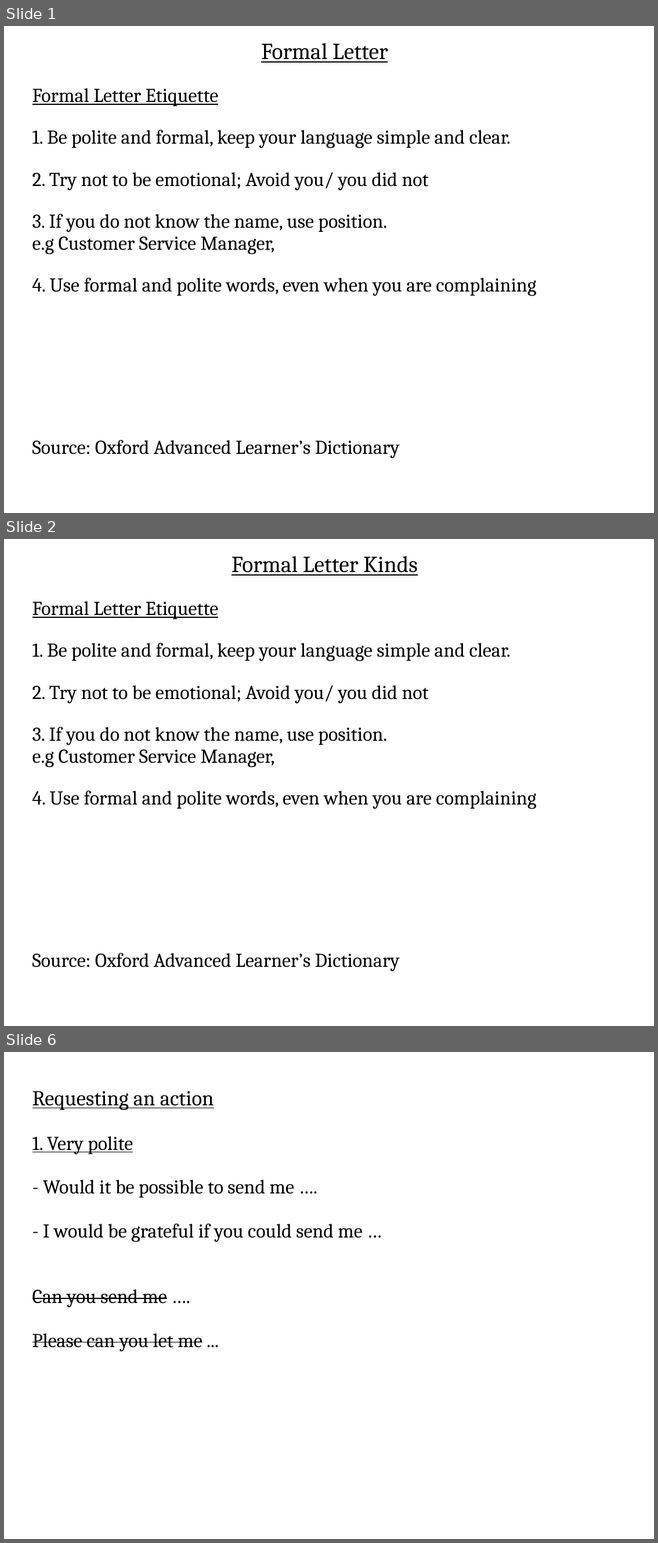
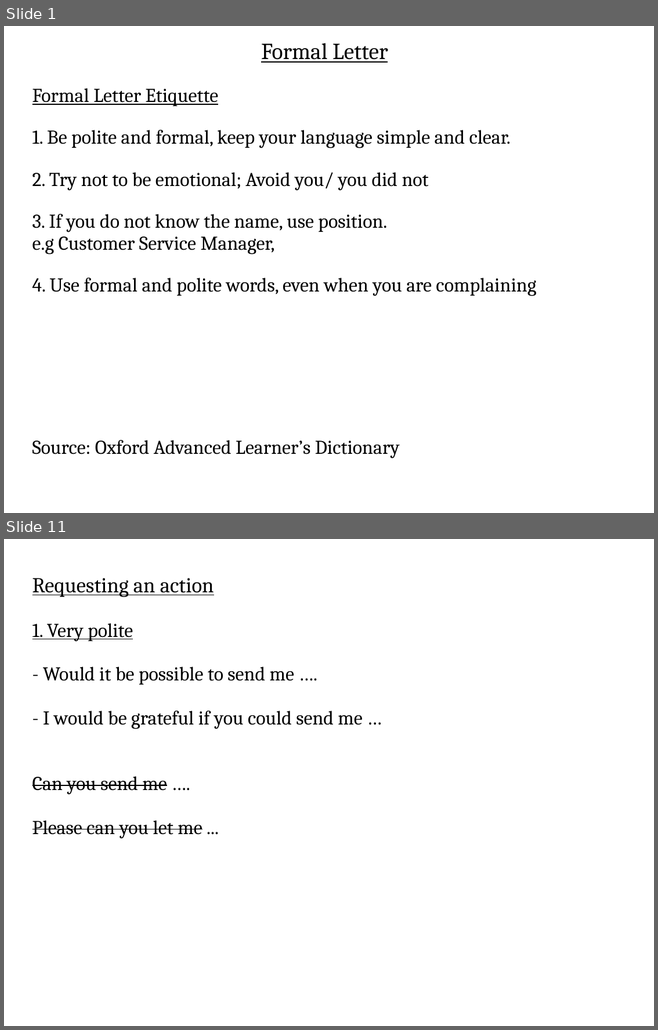
Before and after one commit to ADILp6/IBIT, a slide deck: Sunday_Tuesday_Thursday/Class_9_28_February_2019/FormalInformalLetter.odp. Shown one above the other, each under a label of ours: slides 1, 2 and 6 before the commit, slides 1 and 11 after it; the slides between them are not shown. The pictures are 658x1543 and 658x1030 pixels, drawn with LibreOffice and Linux fonts; fonts in the diff are those of the drawing. Boxes give left, top, right and bottom in pixels: in the first picture for what was removed or moved away, otherwise in the second. Text is boxed around its words. In the diff, an @@ line names an element or a change of style, - is before the commit and + after.

```diff
--- a/Sunday_Tuesday_Thursday/Class_9_28_February_2019/FormalInformalLetter.odp
+++ b/Sunday_Tuesday_Thursday/Class_9_28_February_2019/FormalInformalLetter.odp
@@ slide 2 removed at (4,539,654,1026), background #FFFFFF @@
@@ free removed at (32,551,617,987) @@
-Formal Letter Kinds
-Formal Letter Etiquette
-1. Be polite and formal, keep your language simple and clear.
-2. Try not to be emotional; Avoid you/ you did not
-3. If you do not know the name, use position.
-e.g Customer Service Manager,
-4. Use formal and polite words, even when you are complaining
-Source: Oxford Advanced Learner’s Dictionary
@@ what was slide 6 is now slide 11 @@
```
Also in this commit, not shown: 2 slides changed, 7 slides added, 37 other files.
